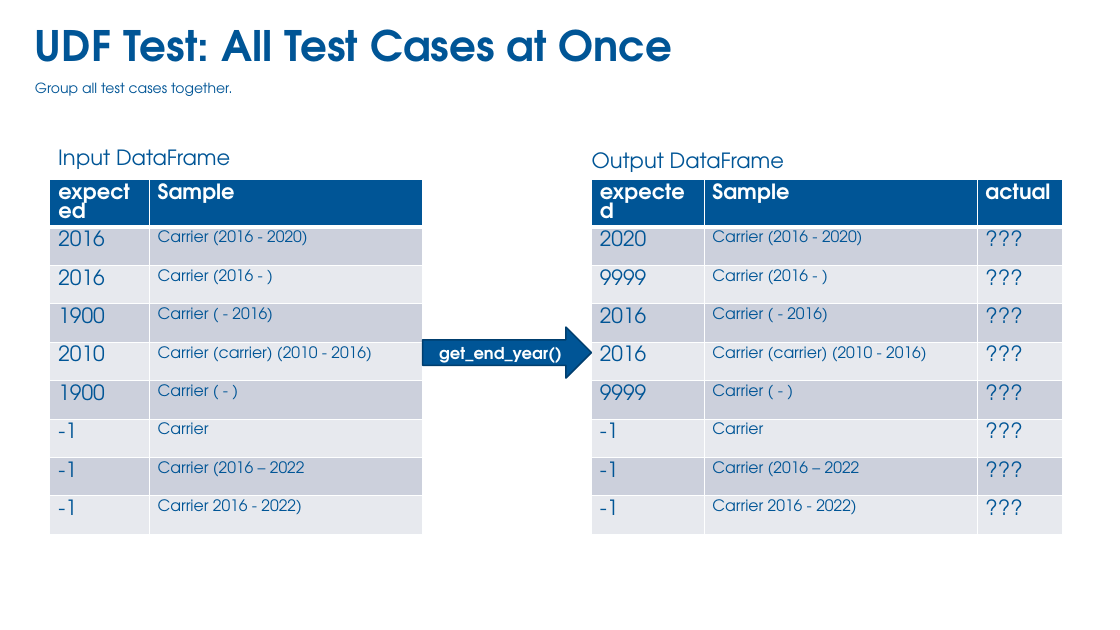
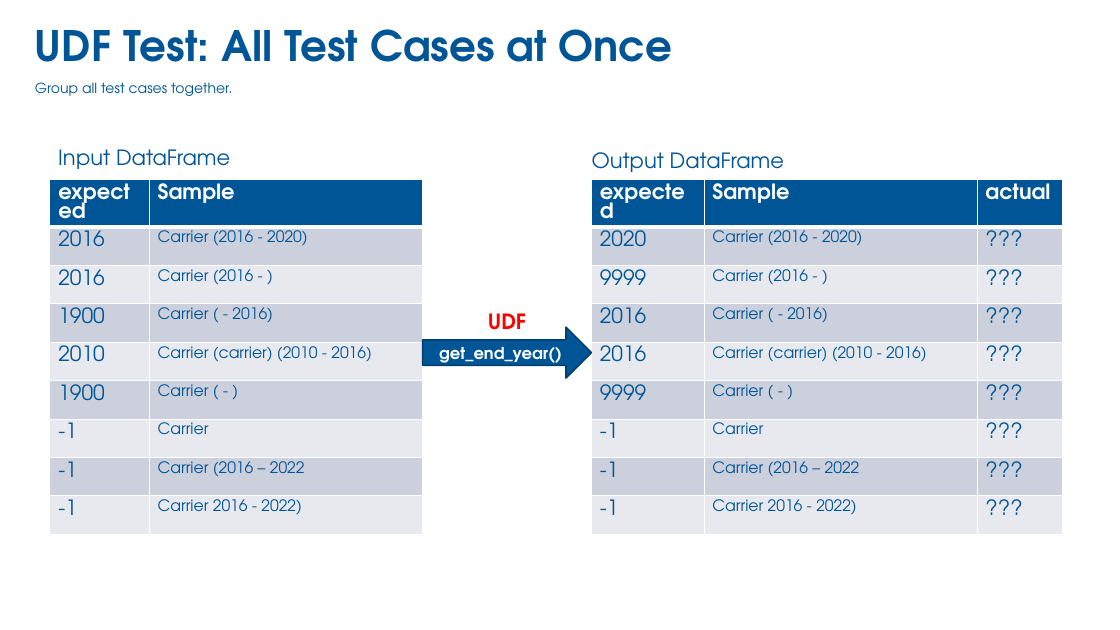
Before and after one commit to donaldsawyer/tdde-py-pyspark, a slide deck: slide 22 of tdde-py-pyspark-glue-docker-vscode.pptx (slide 21 before the commit). Drawn at 1120x630 pixels with LibreOffice and Linux fonts; fonts in the diff are those of the drawing; background and template pictures are left out. Boxes give left, top, right and bottom in pixels: in the first picture for what was removed or moved away, otherwise in the second. Text is boxed around its words. In the diff, an @@ line names an element or a change of style, - is before the commit and + after.

```diff
--- a/tdde-py-pyspark-glue-docker-vscode.pptx
+++ b/tdde-py-pyspark-glue-docker-vscode.pptx
@@ text added at (x1=488, y1=313, x2=526, y2=330), 18 pt, text #FF0000, bold @@
+UDF
```
Also in this commit, not shown: 6 other slides changed, 1 slide added, 7 other files.
